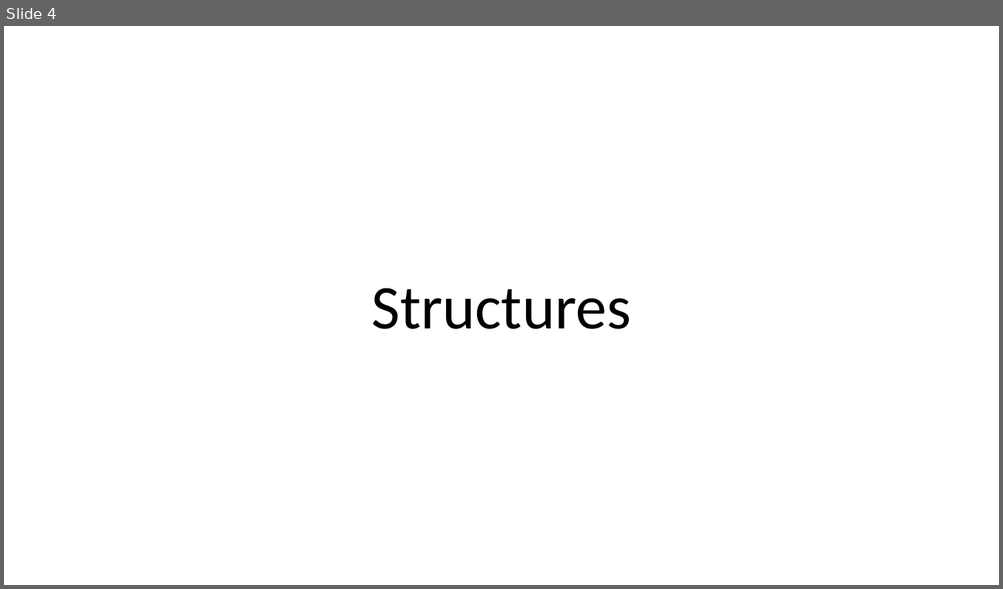
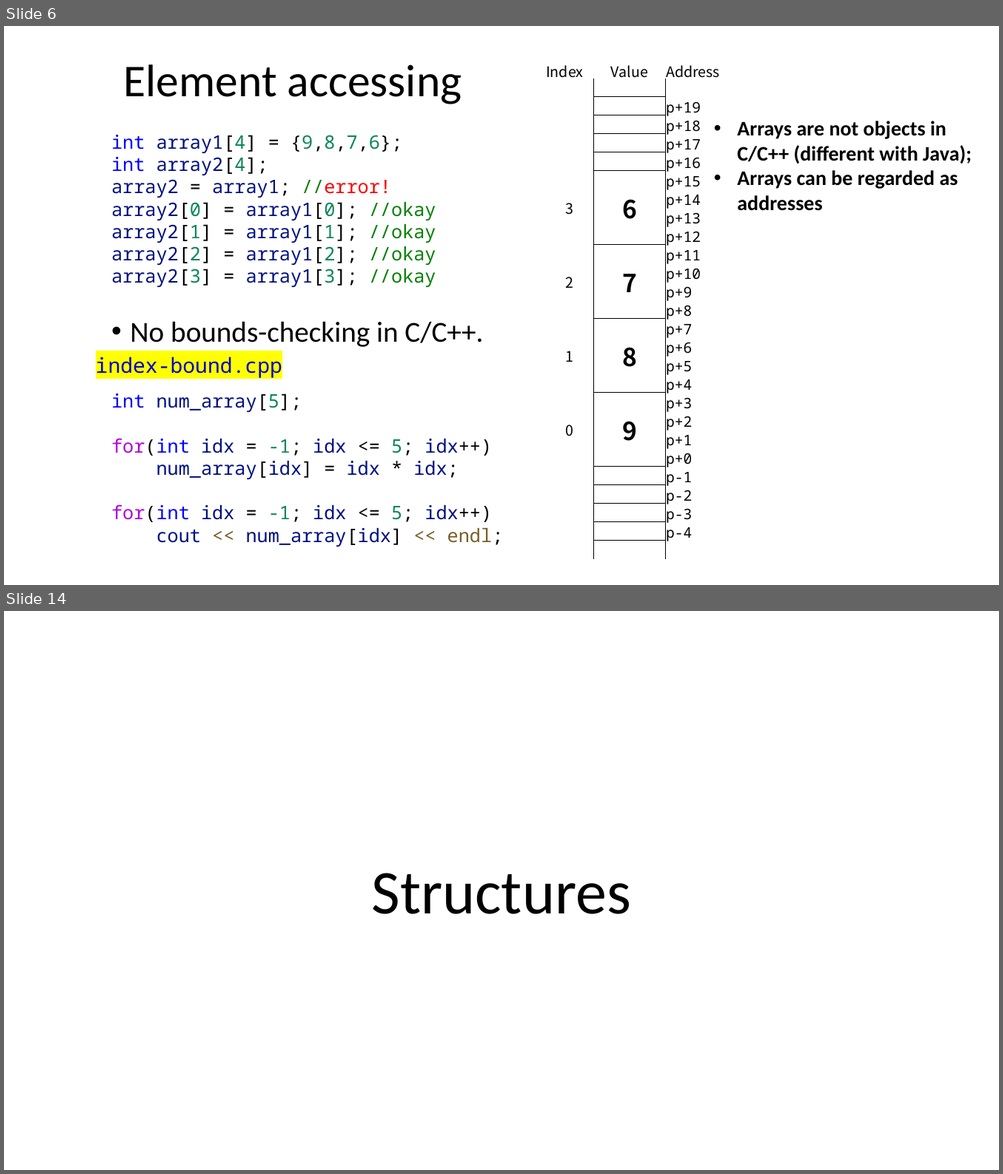
Before and after one commit to dayekuaipao/CPPLearning, a slide deck: week04/Lecture04.pptx. Shown one above the other, each under a label of ours: slide 4 before the commit, slides 6 and 14 after it; the slides between them are not shown. The pictures are 1003x589 and 1003x1174 pixels, drawn with LibreOffice and Linux fonts; fonts in the diff are those of the drawing; background and template pictures are left out. Boxes give left, top, right and bottom in pixels: in the first picture for what was removed or moved away, otherwise in the second. Text is boxed around its words. In the diff, an @@ line names an element or a change of style, - is before the commit and + after.

```diff
--- a/week04/Lecture04.pptx
+++ b/week04/Lecture04.pptx
@@ slide 6 added at bbox=[4, 26, 999, 585], background #FFFFFF @@
@@ title added at bbox=[124, 64, 462, 104], 44 pt, text #000000 @@
+Element accessing
@@ table added at bbox=[546, 59, 728, 560], 27 rows, 3 columns @@
+Index | Value | Address
+ |  | 
+ |  | p+19
+ |  | p+18
+ |  | p+17
+ |  | p+16
+3 | 6 | p+15
+ |  | p+14
+ |  | p+13
+ |  | p+12
+2 | 7 | p+11
+ |  | p+10
+ |  | p+9
+ |  | p+8
+1 | 8 | p+7
+ |  | p+6
+ |  | p+5
+ |  | p+4
+0 | 9 | p+3
+ |  | p+2
+ |  | p+1
+ |  | p+0
+ |  | p-1
+ |  | p-2
+ |  | p-3
+ |  | p-4
+ |  | 
@@ text added at bbox=[111, 135, 436, 287], 18 pt, text #001080 @@
+int array1[4] = {9,8,7,6};
+int array2[4];
+array2 = array1; //error!
+array2[0] = array1[0]; //okay
+array2[1] = array1[1]; //okay
+array2[2] = array1[2]; //okay
+array2[3] = array1[3]; //okay
@@ text added at bbox=[737, 121, 971, 211], 20 pt, text #000000, bold @@
+• Arrays are not objects in C/C++ (different with Java);
+• Arrays can be regarded as addresses
@@ text added at bbox=[130, 321, 483, 347], 28 pt, text #000000 @@
+• No bounds-checking in C/C++.
@@ rectangle added at bbox=[88, 349, 292, 382], fill #FFFFFF, 20 pt, text #0000CC @@
+index-bound.cpp
@@ text added at bbox=[111, 394, 504, 547], 18 pt, text #001080 @@
+int num_array[5];
+for(int idx = -1; idx <= 5; idx++)
+num_array[idx] = idx * idx;
+for(int idx = -1; idx <= 5; idx++)
+cout << num_array[idx] << endl;
@@ what was slide 4 is now slide 14 @@
```
Also in this commit, not shown: 1 slide changed, 9 other slides added, 1 slide removed, 9 other files.
